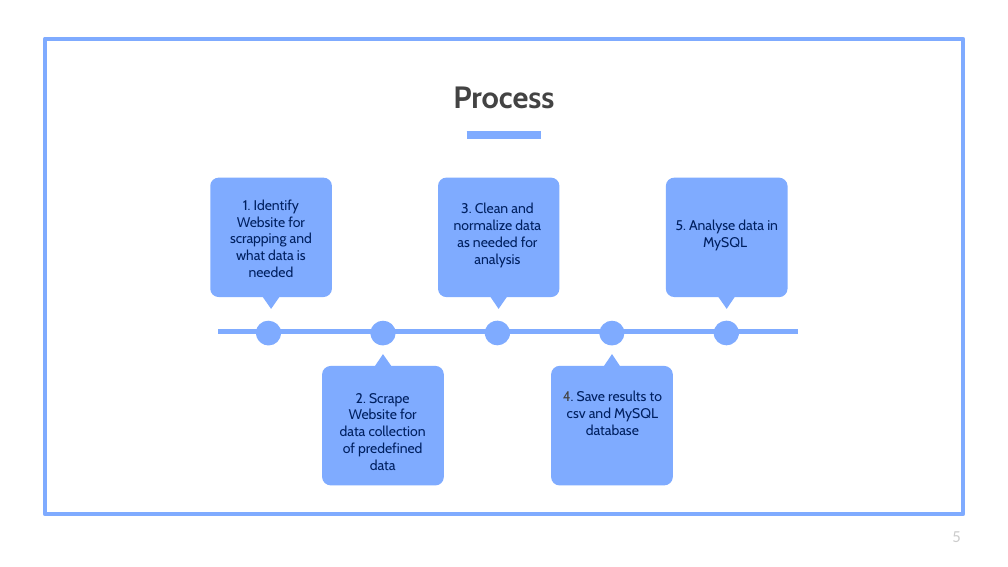
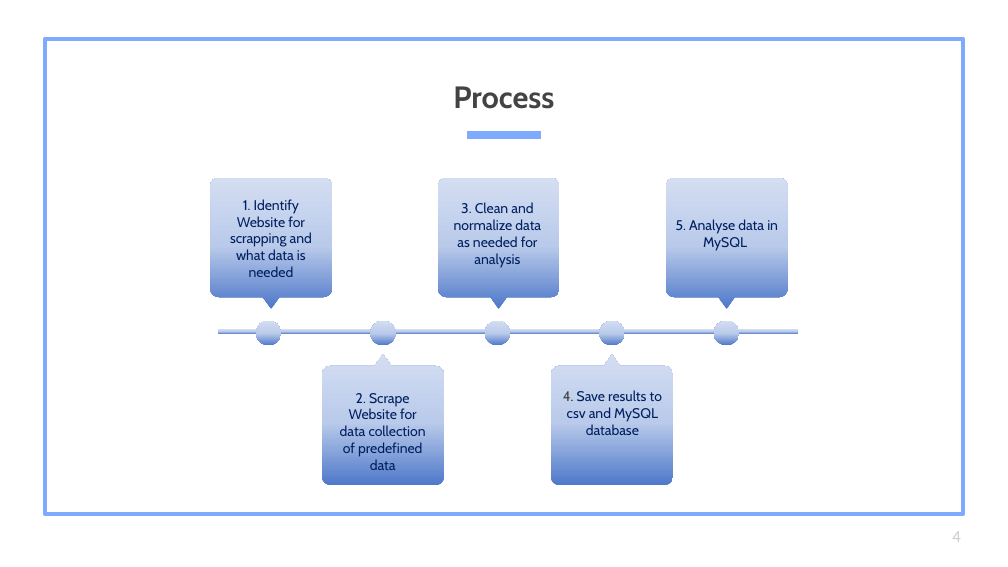
Before and after one commit to Eldiias/data-ft-par-labs, a slide deck: slide 4 of Projects/Week-3/output/WebScrapping Project Presentation.pptx (slide 5 before the commit). Drawn at 1008x567 pixels with LibreOffice and Linux fonts; fonts in the diff are those of the drawing. Boxes give left, top, right and bottom in pixels: in the first picture for what was removed or moved away, otherwise in the second. Text is boxed around its words. In the diff, an @@ line names an element or a change of style, - is before the commit and + after.

```diff
--- a/Projects/Week-3/output/WebScrapping Project Presentation.pptx
+++ b/Projects/Week-3/output/WebScrapping Project Presentation.pptx
@@ fill #7FABFF to gradient #4E78C9 to #B9CAEA to #D4DEF2 in 11 elements at (x1=211, y1=177, x2=333, y2=308), (x1=438, y1=177, x2=559, y2=308), (x1=323, y1=354, x2=445, y2=485), (x1=551, y1=354, x2=673, y2=485), (x1=666, y1=177, x2=788, y2=308), (x1=218, y1=329, x2=797, y2=334), (x1=252, y1=321, x2=281, y2=346), (x1=366, y1=321, x2=395, y2=346), (x1=481, y1=321, x2=510, y2=345), (x1=595, y1=321, x2=624, y2=346), (x1=714, y1=321, x2=743, y2=345) @@
@@ page number at (x1=952, y1=532, x2=960, y2=542): text changed @@
-5
+4
```
Also in this commit, not shown: 3 other slides changed, 4 other files.
